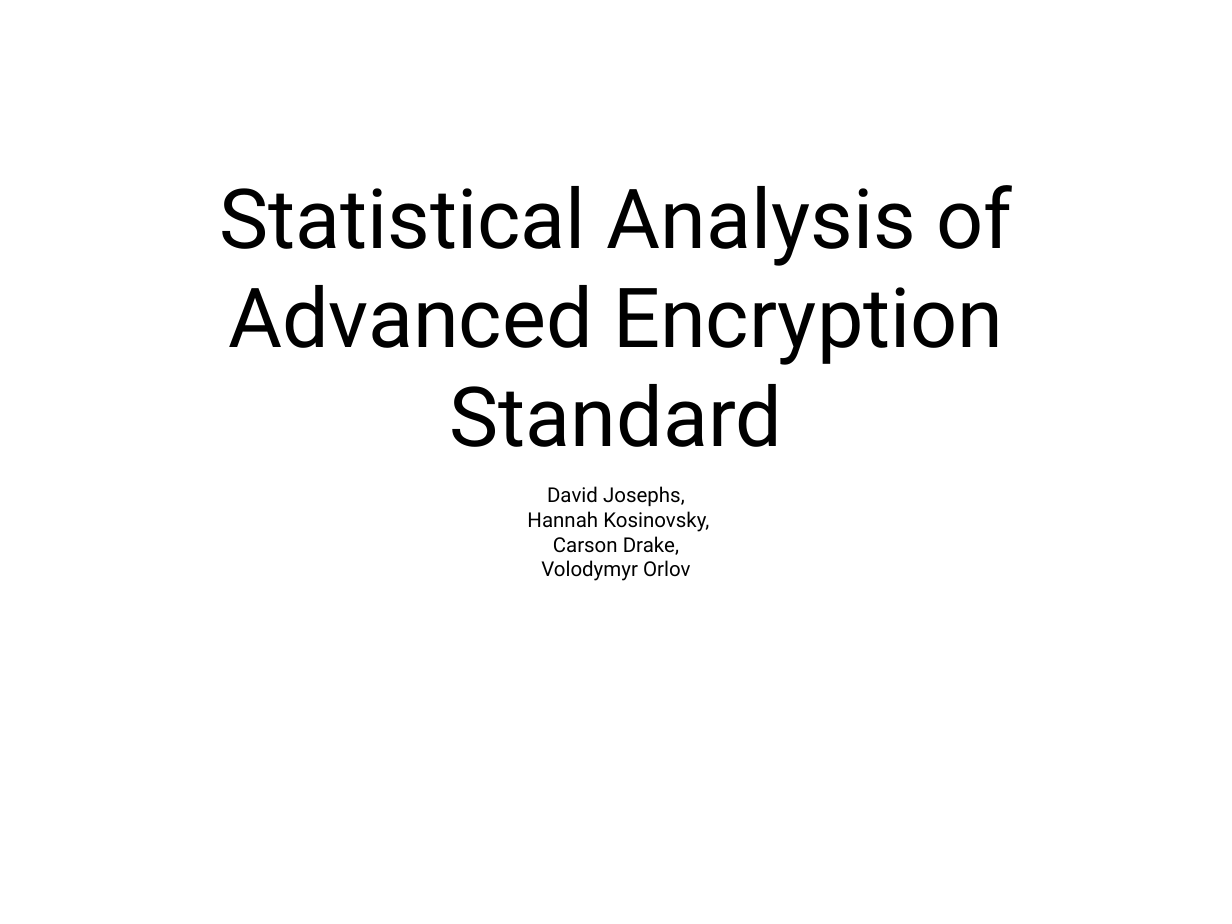
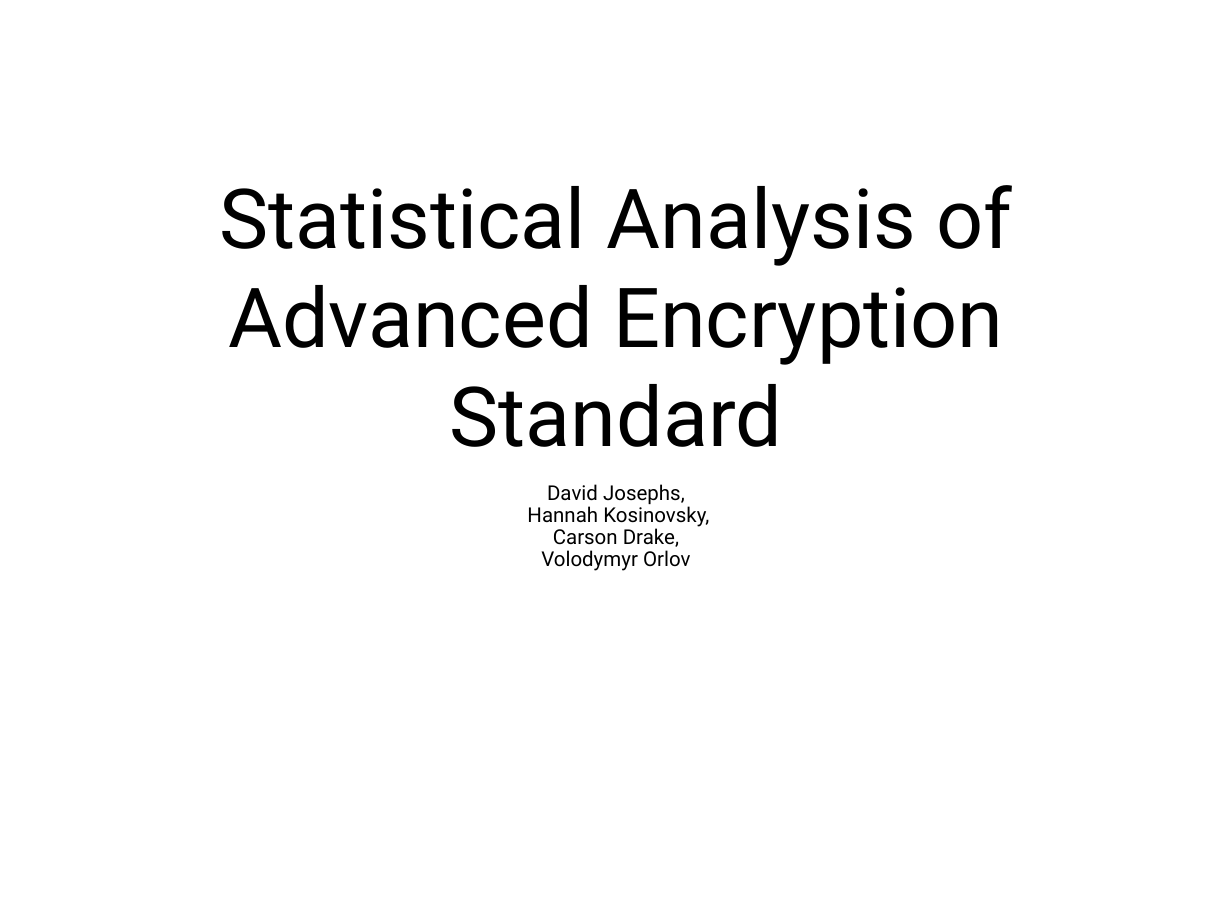
Before and after one commit to drake-smu/MainFrame_7349, a slide deck: slide 1 of reports/presentation.pptx. Drawn at 1232x924 pixels with LibreOffice and Linux fonts; fonts in the diff are those of the drawing. Boxes give left, top, right and bottom in pixels: in the first picture for what was removed or moved away, otherwise in the second. Text is boxed around its words. In the diff, an @@ line names an element or a change of style, - is before the commit and + after.

```diff
--- a/reports/presentation.pptx
+++ b/reports/presentation.pptx
@@ subtitle "David Josephs," at bbox=[527, 484, 709, 571]: line spacing 1 to 0.9 @@
```
Also in this commit, not shown: 2 other slides changed, 3 slides added, 3 slides removed.
